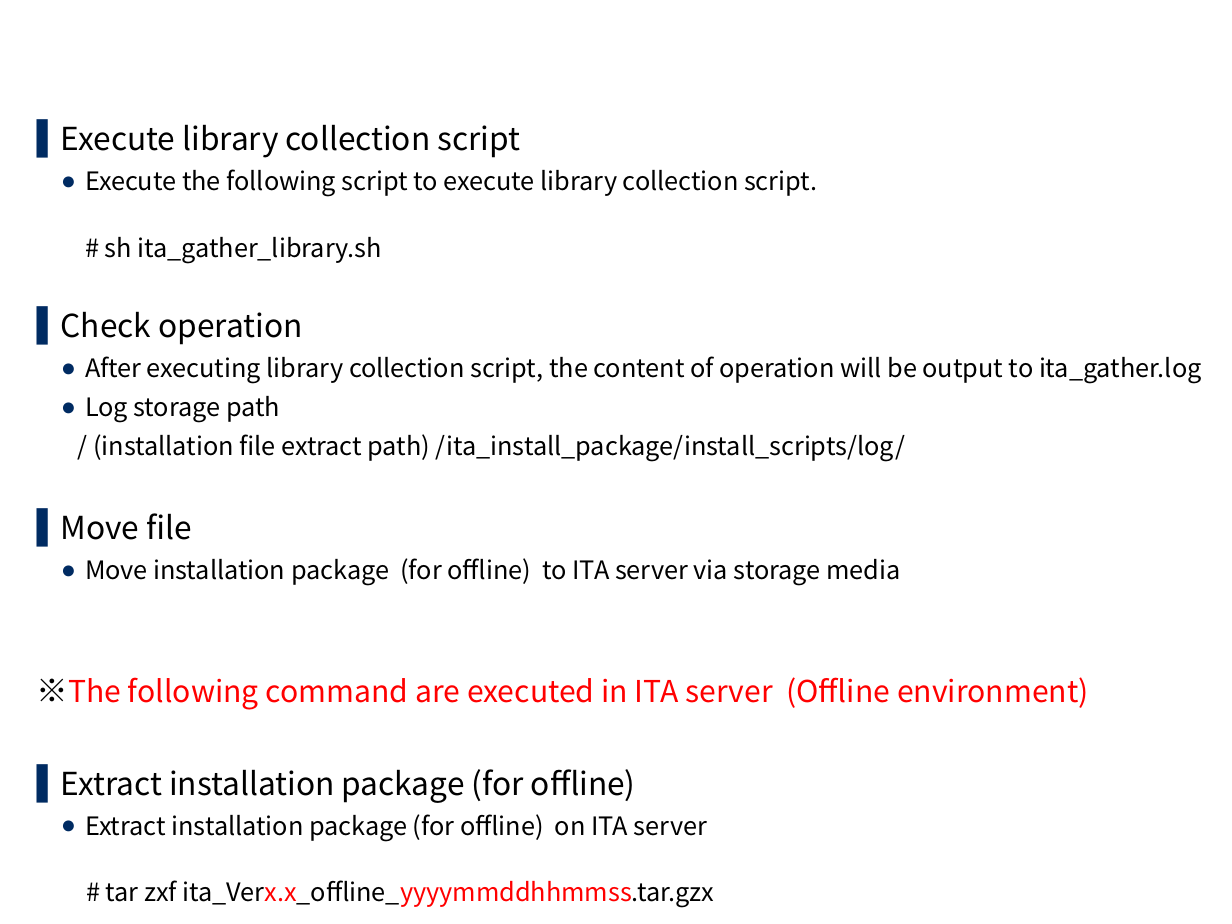
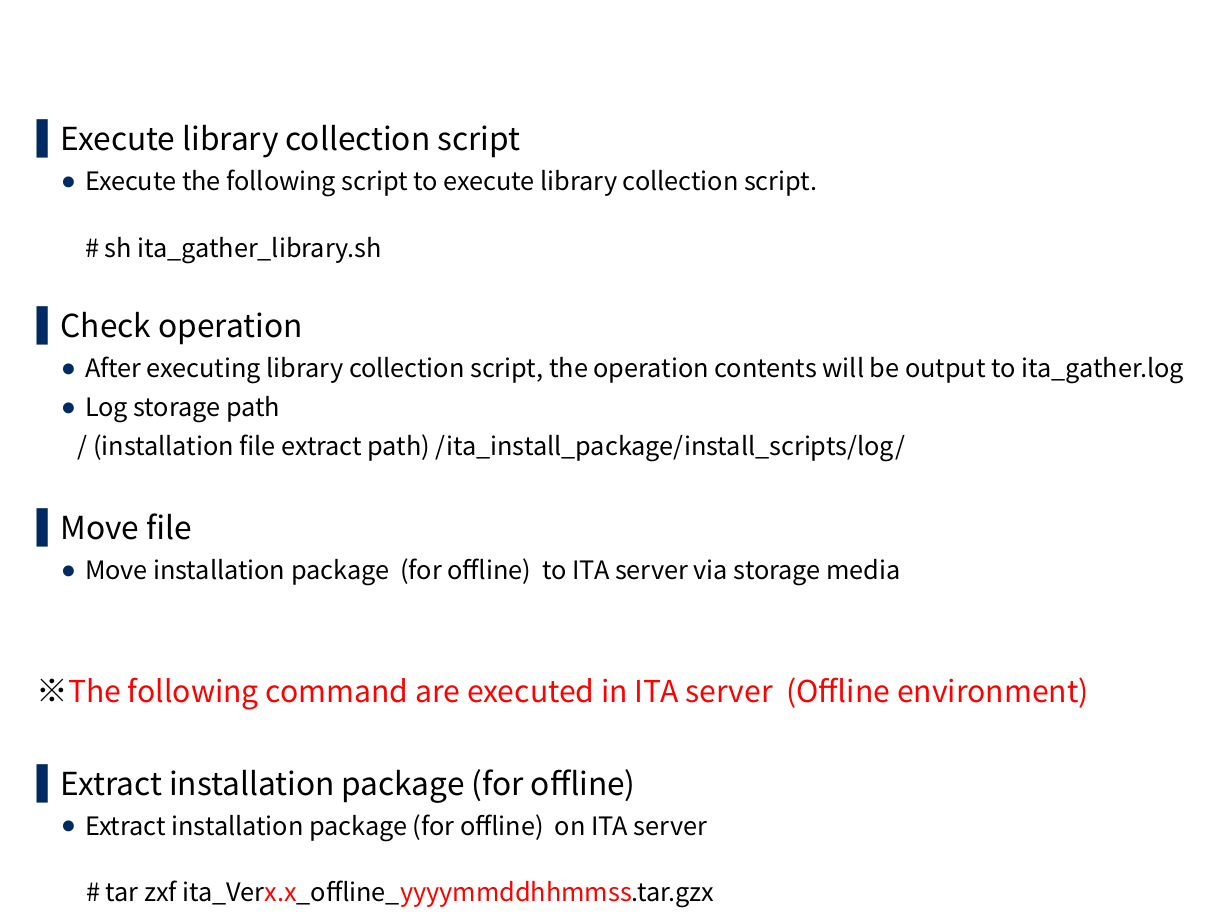
Before and after one commit to exastro-suite/it-automation-docs, a slide deck: slide 17 of asset/Learn/ITA-offline-install.pptx. Drawn at 1232x924 pixels with LibreOffice and Linux fonts; fonts in the diff are those of the drawing; background and template pictures are left out. Boxes give left, top, right and bottom in pixels: in the first picture for what was removed or moved away, otherwise in the second. Text is boxed around its words. In the diff, an @@ line names an element or a change of style, - is before the commit and + after.

```diff
--- a/asset/Learn/ITA-offline-install.pptx
+++ b/asset/Learn/ITA-offline-install.pptx
@@ text at box(85, 356, 1184, 384): text changed @@
-  ● After executing library collection script, the content of operation will be output to ita_gather.log
+  ● After executing library collection script, the operation contents will be output to ita_gather.log
```
Also in this commit, not shown: 13 other slides changed, 1 slide added, 16 other files.
